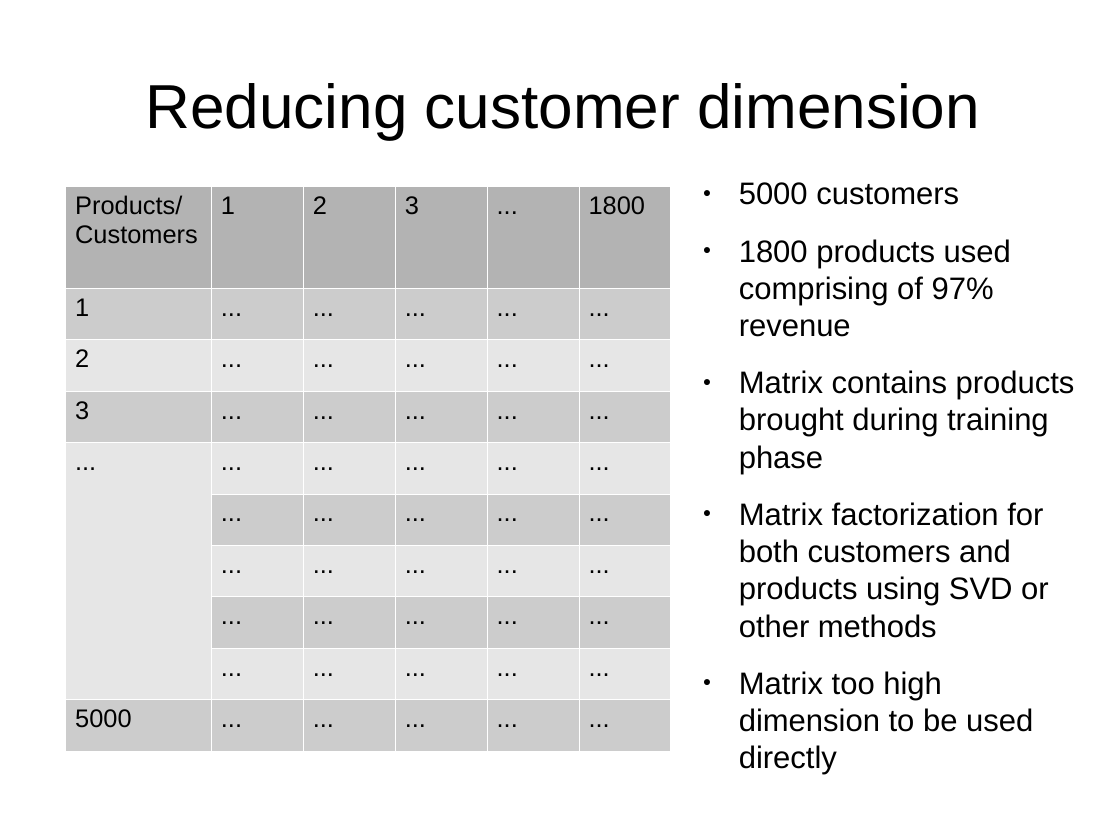
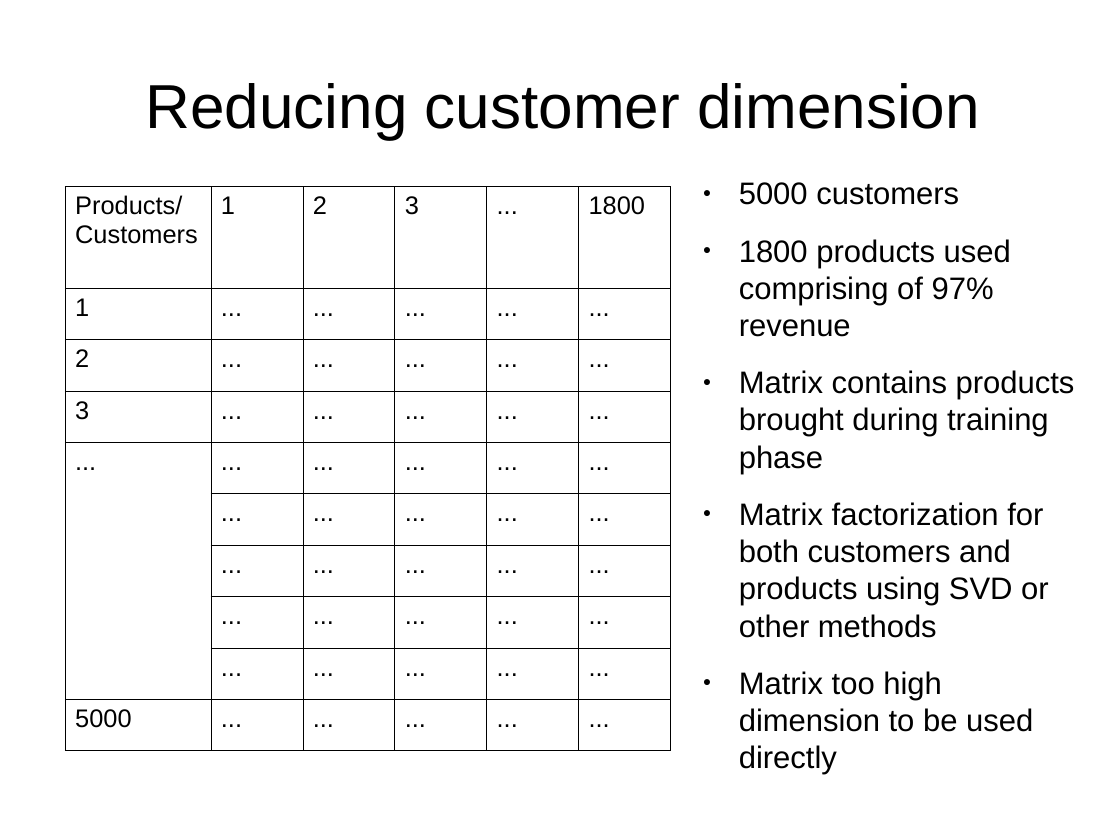
Before and after one commit to leexa90/E-commece-Data-Science, a slide deck: slide 9 of Present.odp (slide 7 before the commit). Drawn at 1120x840 pixels with LibreOffice and Linux fonts; fonts in the diff are those of the drawing. Boxes give left, top, right and bottom in pixels: in the first picture for what was removed or moved away, otherwise in the second. Text is boxed around its words. In the diff, an @@ line names an element or a change of style, - is before the commit and + after.

```diff
--- a/Present.odp
+++ b/Present.odp
@@ table at (65, 187, 669, 746) @@
@@ fill #B3B3B3 to none in row 1 @@
@@ fill #CCCCCC to none in 28 cells @@
@@ fill #E6E6E6 to none in 22 cells @@
@@ borders changed @@
```
Also in this commit, not shown: 9 other slides changed, 8 slides added, 1 slide removed, 4 other files.
